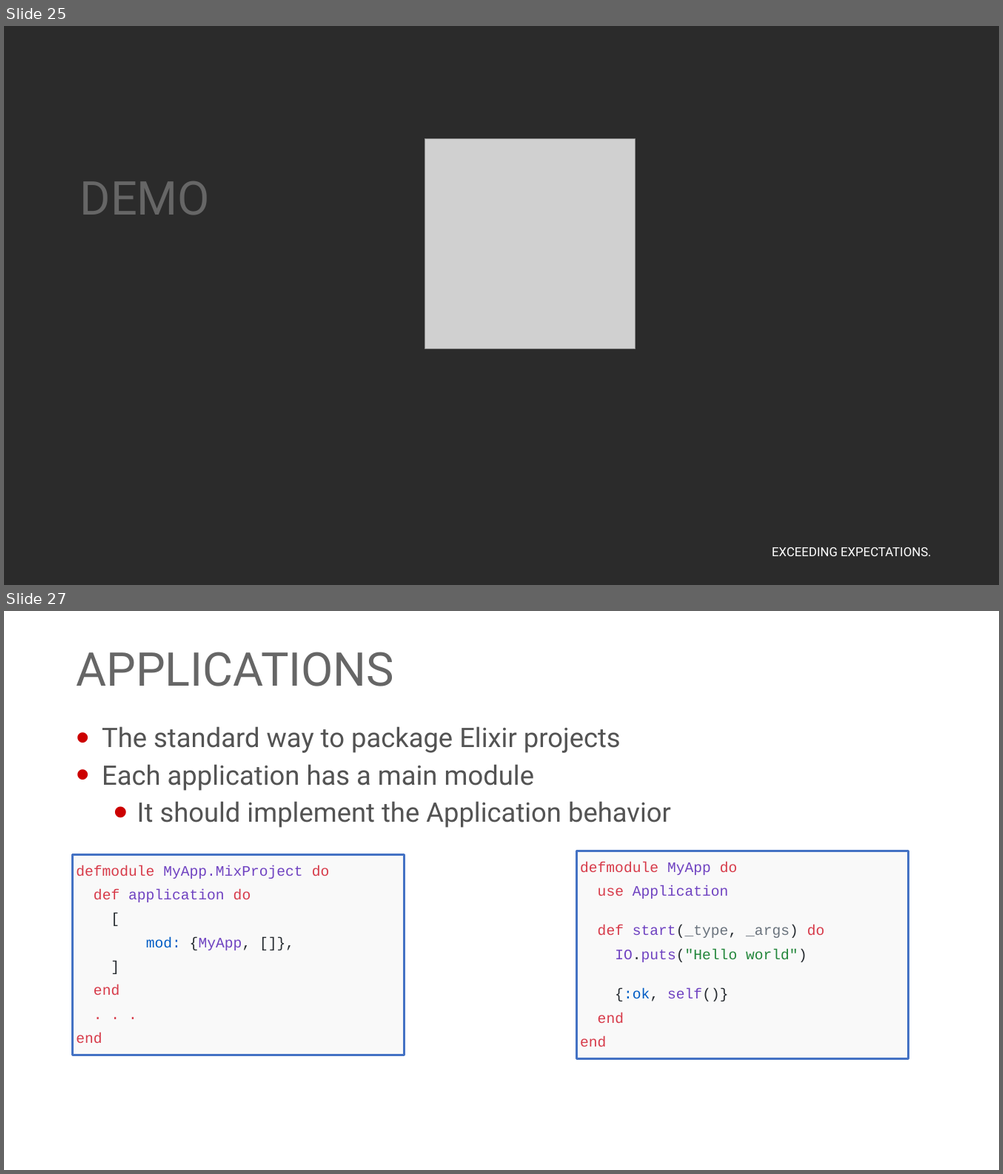
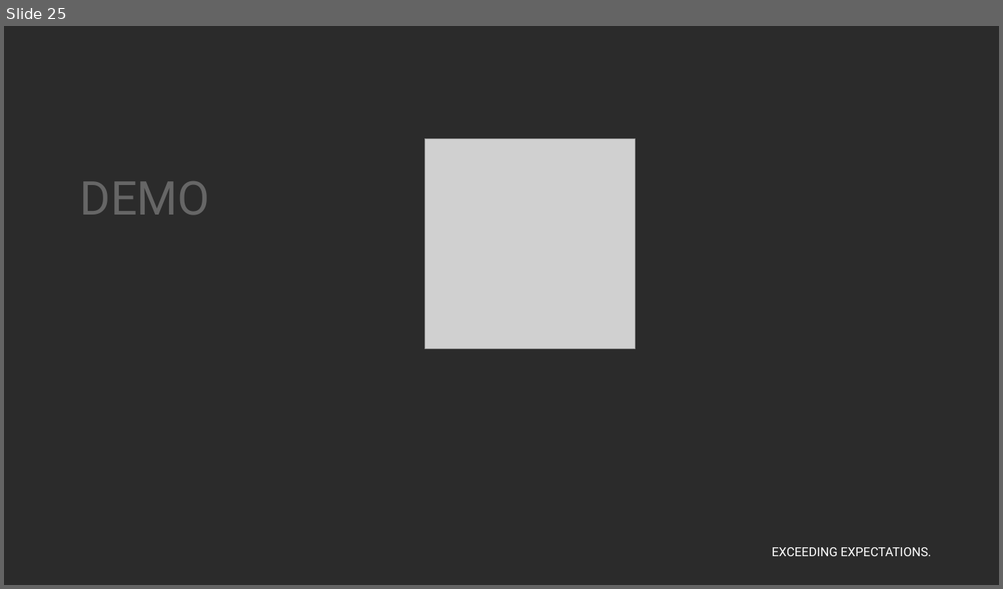
Before and after one commit to georgiyolovski/elixir-workshop, a slide deck: day2/Elixir - Day 2.pptx. Shown one above the other, each under a label of ours: slides 25 and 27 before the commit, slide 25 after it; the slides between them are not shown. The pictures are 1003x1174 and 1003x589 pixels, drawn with LibreOffice and Linux fonts; fonts in the diff are those of the drawing; grey boxes stand for pictures; background and template pictures are left out; a plain dark background stands for a picture behind light text. Boxes give left, top, right and bottom in pixels: in the first picture for what was removed or moved away, otherwise in the second. Text is boxed around its words. In the diff, an @@ line names an element or a change of style, - is before the commit and + after.

```diff
--- a/day2/Elixir - Day 2.pptx
+++ b/day2/Elixir - Day 2.pptx
@@ slide 27 removed at (4, 611, 999, 1170), background #FFFFFF; not listed: 1 template element that a slide beside it also shows @@
@@ title removed at (76, 652, 394, 686) @@
-APPLICATIONS
@@ text removed at (102, 726, 671, 828) @@
-• The standard way to package Elixir projects
-• Each application has a main module
-  • It should implement the Application behavior
@@ rectangle removed at (576, 851, 908, 1059) @@
-defmodule MyApp do
-use Application
-def start(_type, _args) do
-IO.puts("Hello world")
-{:ok, self()}
-end
-end
@@ rectangle removed at (73, 855, 404, 1056) @@
-defmodule MyApp.MixProject do
-def application do
-[
-mod: {MyApp, []},
-]
-end
-. . .
-end
```
Also in this commit, not shown: 1 slide added, 2 other slides removed, 1 other file.
